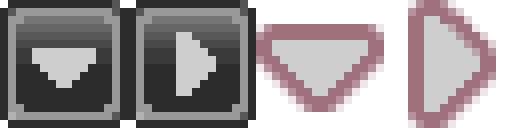
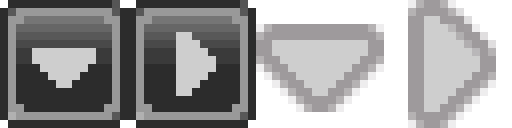
The second 512×128 image is a revision of the first. Changes to its layers:
pixels changed over [256, 0, 496, 128] (layer not identified)
